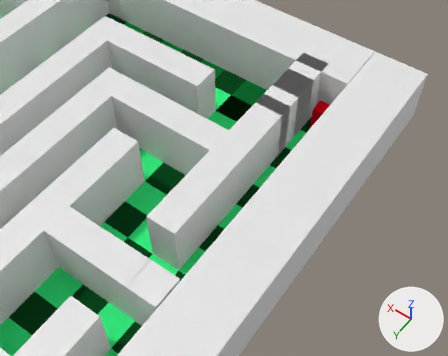
The Blender file Blender/demo.blend as it was, and as the next commit left it.
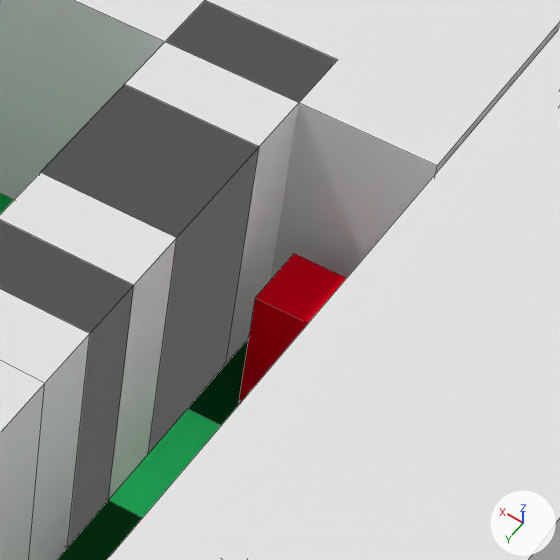
Each version is shown from a 50 mm camera at (-15.5, 4.77, 16.37) aimed at (-7.78, -6.05, -0.63), then close up on the part from 59% to 83% of the width and 15% to 44% of the height. Lighting does not change. The marker at lower right points along +X, +Y and +Z. The close-ups show mesh edges as thin lines.
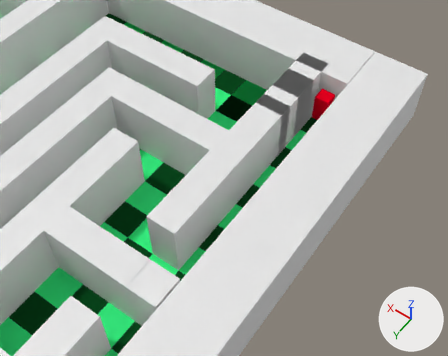
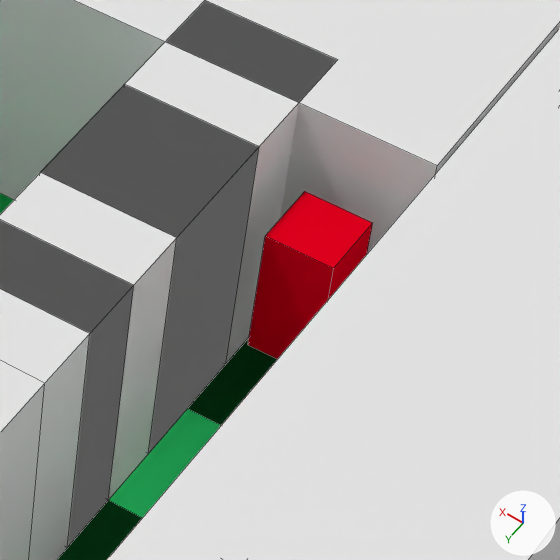
The change in detail:
Object 'Cube' (ob_cube) moves from (-9.5, -9.5, 0.5) to (-9.5, -9.5, 1.06).

What differs and where, as boxes (x1, y1, x2, y2) in the close-ups (560 x 560 px):
'Cube', moved
    before: (239, 253, 346, 403)
    after: (248, 191, 373, 359)
